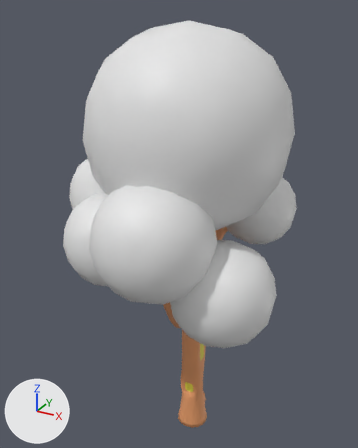
The Blender file Assets/Graphics/Models/Tree 2/Tree_3_BIG.blend, before and after one commit.
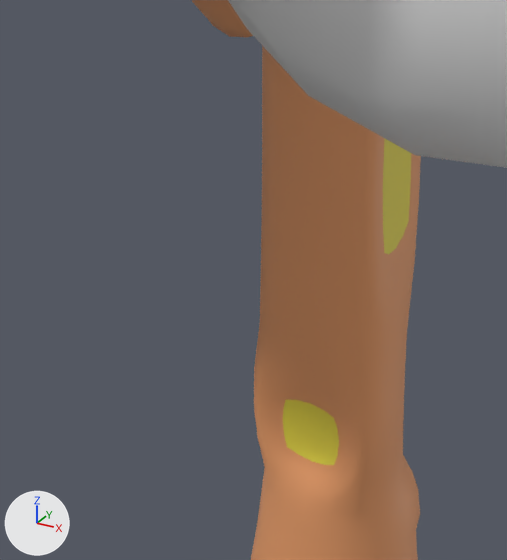
Old and new are each drawn whole from a 50 mm lens placed at (7.49, -9.05, 16.5), pointed at (-1.06, 6.49, 8.73) and again close up on the part from 40% to 61% of the width and 72% to 91% of the height. The lights are fixed; the arrows at lower left show +X, +Y and +Z. The older version's two pictures come first.

Before the edit, the objects in view are built like this:
```python
me_cube = bpy.data.meshes.new('Cube')
me_cube.from_pydata(...)  # 268 vertices, 250 faces; spans x -4.9..4.0, y 0.0..16.8, z -6.6..5.3
me_cube.polygons.foreach_set('use_smooth', [True] * 250)
# faces by material slot: [198, 48, 4]
me_cube.materials.append(mat_material)  # orange #e79d6a
me_cube.materials.append(mat_material_001)  # white #e7e7e7
me_cube.materials.append(mat_material_002)  # yellow #e7d946
ob_cube = bpy.data.objects.new('Cube', me_cube)
ob_cube.location = (0.0, 5.8, 0.0)
ob_cube.rotation_euler = (1.571, 0.0, 0.0)  # degrees (90, 0, 0)
_m = ob_cube.modifiers.new('Subdivision', 'SUBSURF')
```
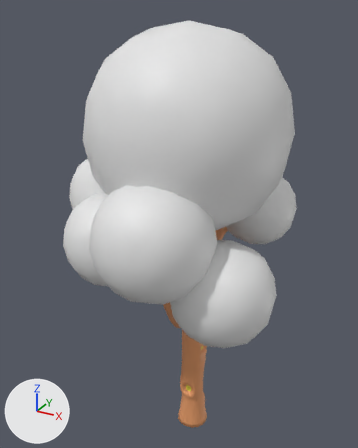
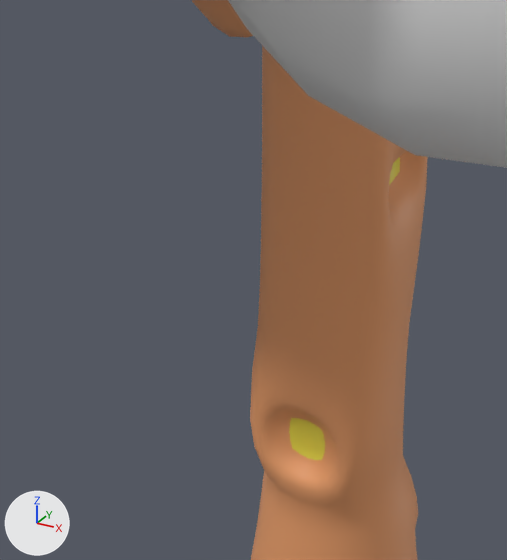
Commit message: Resin Tree Redesign (Model)

Changed parts and their boxes (x1, y1, x2, y2) in the close-ups (507 x 560 px; the box of a moved part takes in the faces that stretch with it):
part 1 of me_cube, moved or reshaped: before (254, 120, 421, 514); after (250, 121, 428, 514)

The change, as a list of edits to the scene's bpy script:
```text
Change me_cube:
    used by ob_cube; location = (0.0, 5.8, 0.0); rotation_euler = (1.571, 0.0, 0.0), in degrees (90, 0, 0)
    remove me_cube.from_pydata(...)  # 268 vertices, 250 faces; spans x -4.9..4.0, y 0.0..16.8, z -6.6..5.3
    add me_cube.from_pydata(...)  # 276 vertices, 258 faces; spans x -4.9..4.0, y 0.0..16.8, z -6.6..5.3
    me_cube part 1
    2 faces are deleted
    6 vertices in x -0.3..0.3, y 1.6..5.7, z -0.2..0.3 move by (0.0, 0.0, 0.2)
    10 vertices move from x -0.4..0.4, y 0.8..5.7, z -0.3..0.4 to x -0.3..0.5, y 0.8..5.7, z -0.3..0.3
    8 vertices are added at x -0.2..0.3, y 1.7..4.1, z -0.2..0.4
    8 new faces join them, mat_material (orange #e79d6a)
    2 new faces join them, mat_material_002 (yellow #e7d946)
```
